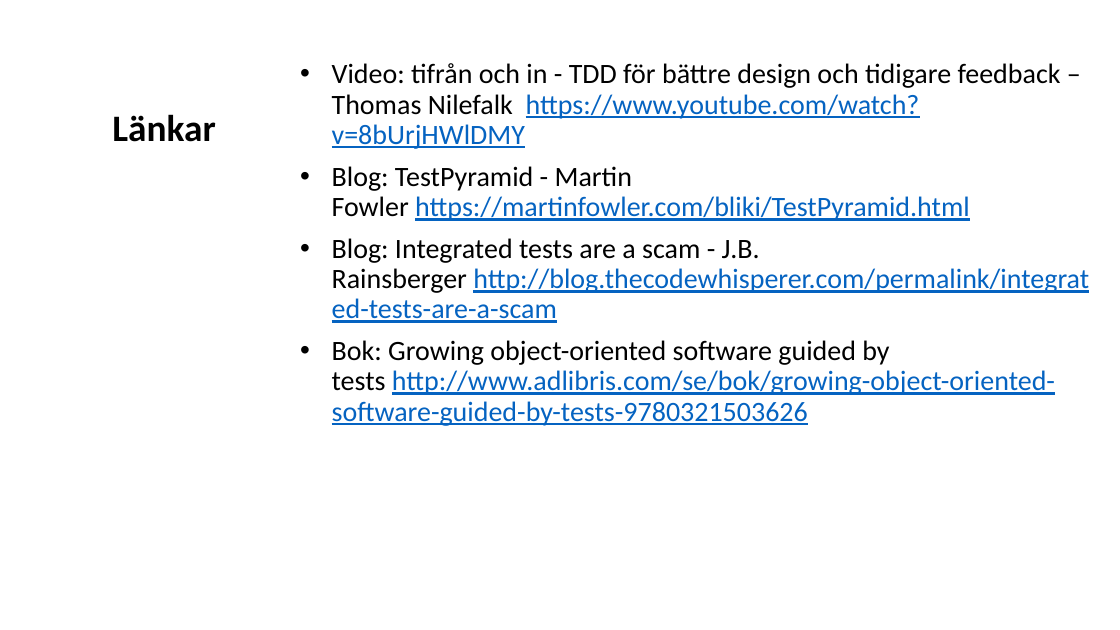
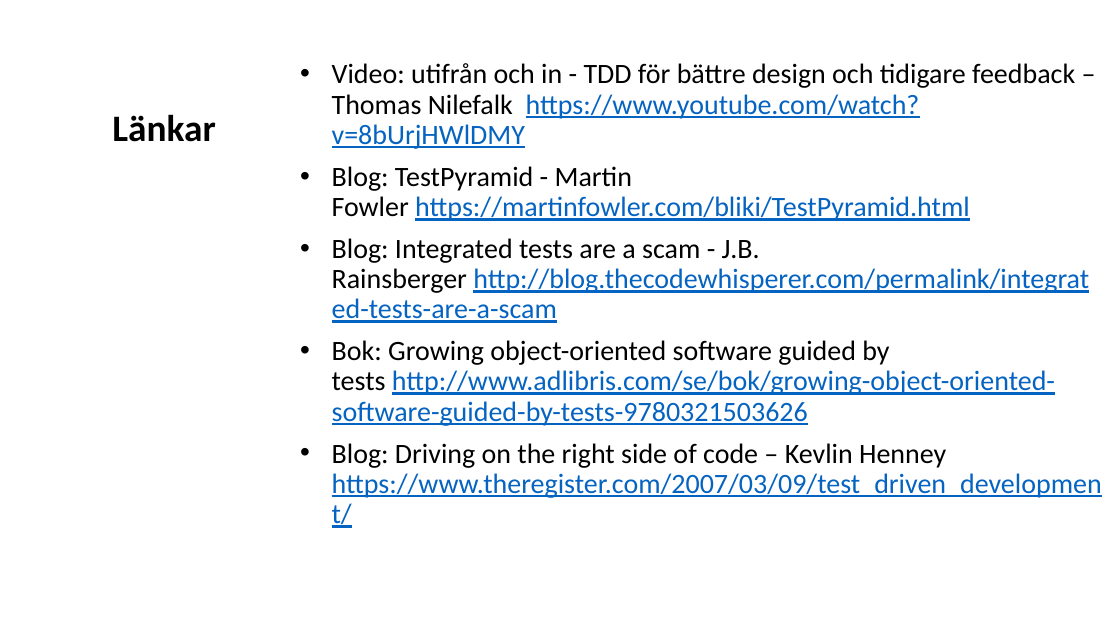
Before and after one commit to Omegapoint/tdd-lab, a slide deck: slide 19 of TDD-Presentation.pptx. Drawn at 1120x630 pixels with LibreOffice and Linux fonts; fonts in the diff are those of the drawing. Boxes give left, top, right and bottom in pixels: in the first picture for what was removed or moved away, otherwise in the second. Text is boxed around its words. In the diff, an @@ line names an element or a change of style, - is before the commit and + after.

Commit message:
Länk till blog av Kevlin Henney

```diff
--- a/TDD-Presentation.pptx
+++ b/TDD-Presentation.pptx
@@ subtitle at (x1=332, y1=63, x2=1075, y2=149): text changed @@
-• Video: tifrån och in - TDD för bättre design och tidigare feedback – Thomas Nilefalk https://www.youtube.com/watch?v=8bUrjHWlDMY
+• Video: utifrån och in - TDD för bättre design och tidigare feedback – Thomas Nilefalk https://www.youtube.com/watch?v=8bUrjHWlDMY
@@ subtitle at (x1=332, y1=443, x2=1102, y2=498): paragraph added @@
+• Blog: Driving on the right side of code – Kevlin Henney https://www.theregister.com/2007/03/09/test_driven_development/
```
